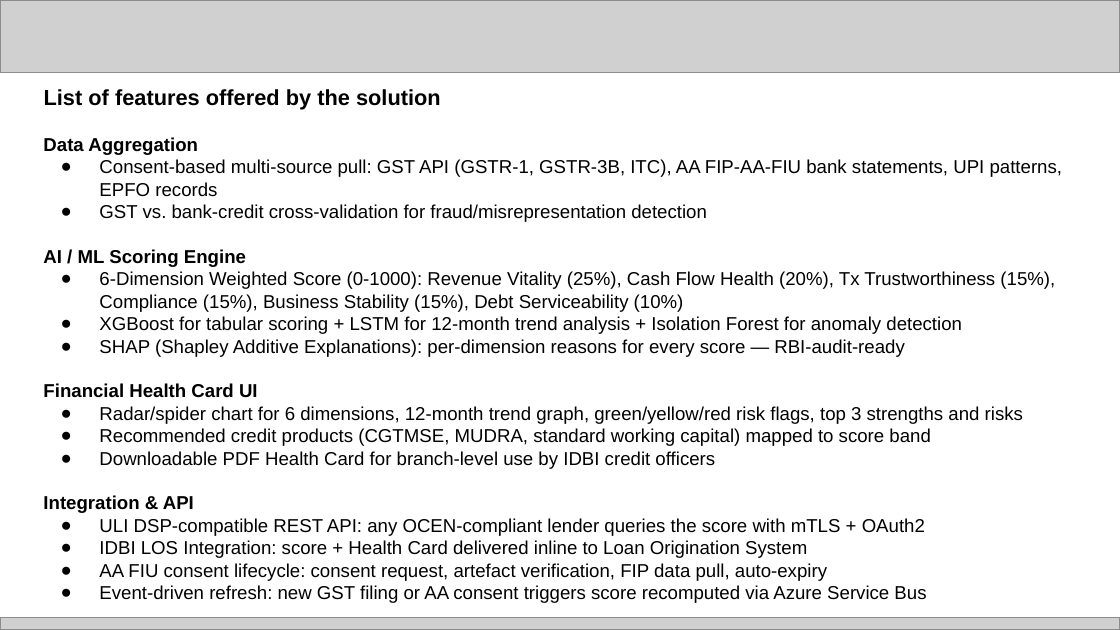
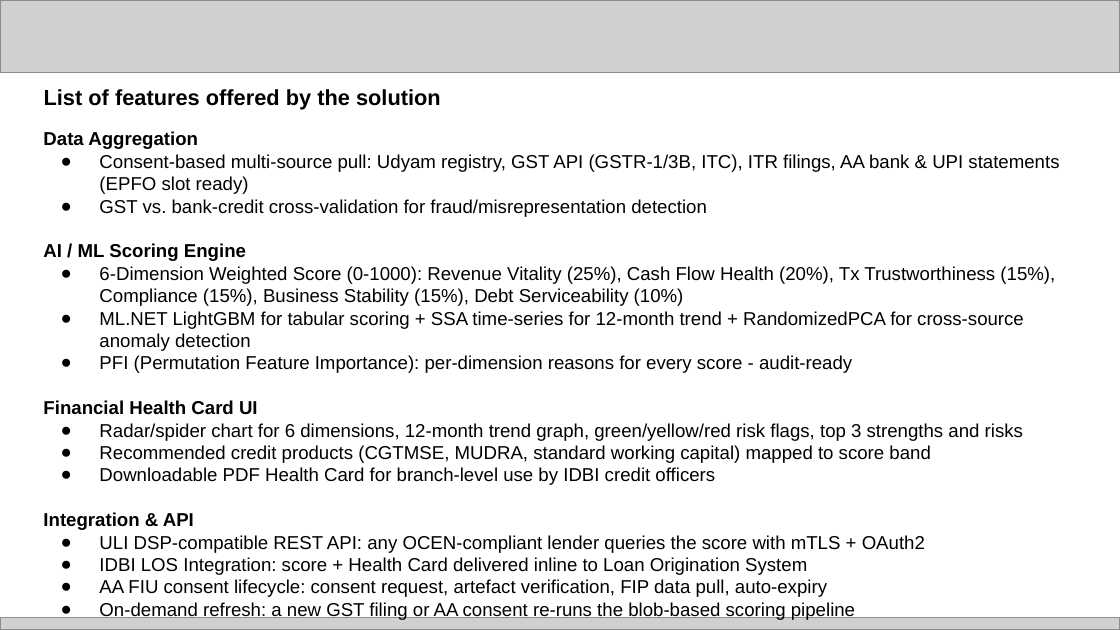
Before and after one commit to abhinavmukwane/FinRiskLensAI, a slide deck: slide 4 of Doc/Prototype Submission Deck _ IDBI Innovate.pptx. Drawn at 1120x630 pixels with LibreOffice and Linux fonts; fonts in the diff are those of the drawing; grey boxes stand for pictures. Boxes give left, top, right and bottom in pixels: in the first picture for what was removed or moved away, otherwise in the second. Text is boxed around its words. In the diff, an @@ line names an element or a change of style, - is before the commit and + after.

```diff
--- a/Doc/Prototype Submission Deck _ IDBI Innovate.pptx
+++ b/Doc/Prototype Submission Deck _ IDBI Innovate.pptx
@@ text at (99, 154, 1059, 194): text changed @@
-● Consent-based multi-source pull: GST API (GSTR-1, GSTR-3B, ITC), AA FIP-AA-FIU bank statements, UPI patterns, EPFO records
+● Consent-based multi-source pull: Udyam registry, GST API (GSTR-1/3B, ITC), ITR filings, AA bank & UPI statements (EPFO slot ready)
@@ text at (99, 311, 1024, 373): text changed @@
-● XGBoost for tabular scoring + LSTM for 12-month trend analysis + Isolation Forest for anomaly detection
-● SHAP (Shapley Additive Explanations): per-dimension reasons for every score — RBI-audit-ready
+● ML.NET LightGBM for tabular scoring + SSA time-series for 12-month trend + RandomizedPCA for cross-source anomaly detection
+● PFI (Permutation Feature Importance): per-dimension reasons for every score - audit-ready
@@ text at (99, 601, 855, 620): text changed @@
-● Event-driven refresh: new GST filing or AA consent triggers score recomputed via Azure Service Bus
+● On-demand refresh: a new GST filing or AA consent re-runs the blob-based scoring pipeline
```
Also in this commit, not shown: 7 other slides changed.
